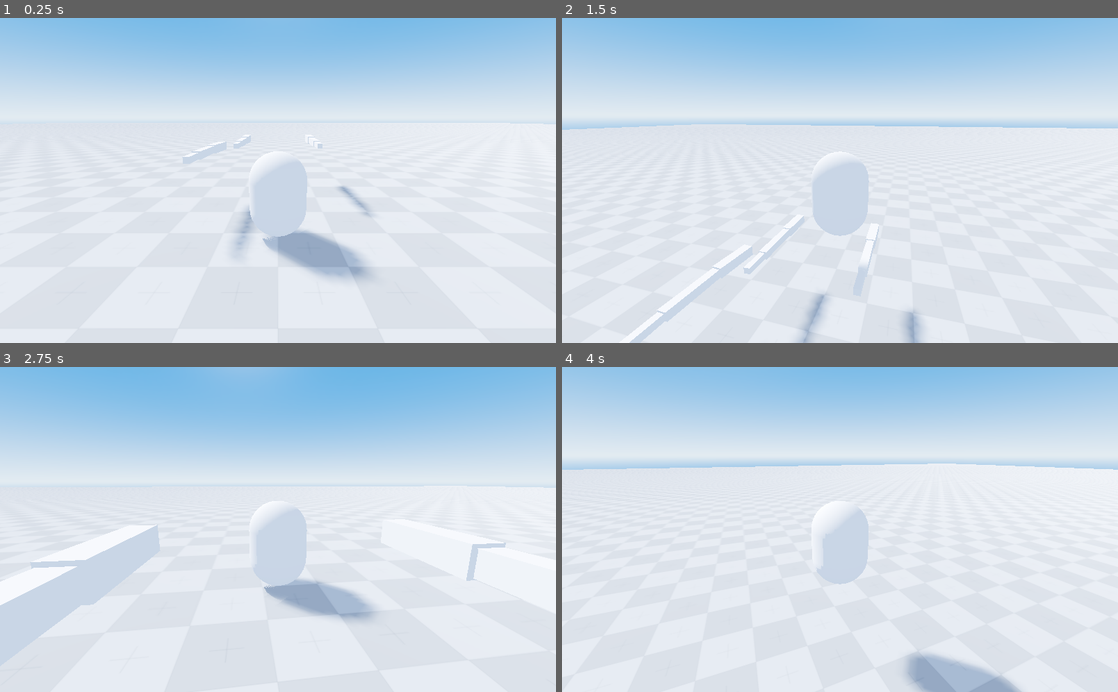
Above: before the commit, frames 1-4 (two rows, left to right).
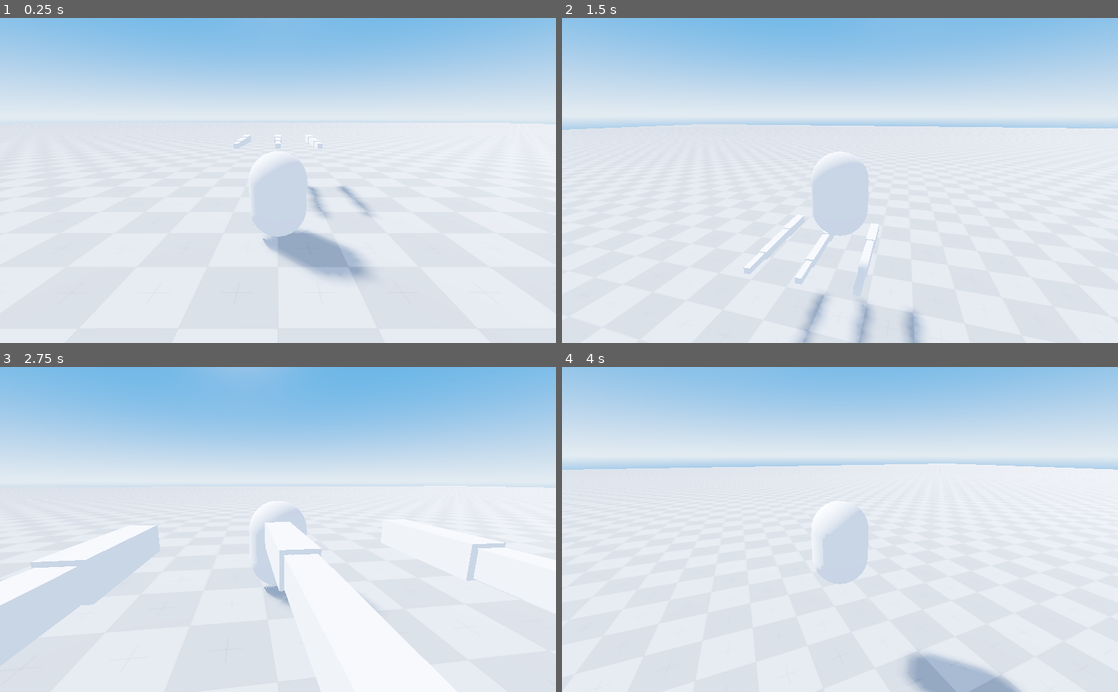
Above: after the commit, the same moments.

Repository: nickyvanurk/game-prototypes
Game: Godot game, scene res://world/world.tscn
Two runs of this game, one before a commit and one after it. Both use one fixed random seed, a clock stepped at 60 frames per second and the inputs below.
Inputs (mouse positions are in pixels of both pictures, inside the frame that each line leads up to):
- Up to frame 1 (0.25 s): no input
- Up to frame 2 (1.5 s): tap Enter at 0.5 s; move the mouse to (867, 180) at 0.52 s; hold W (move_forward) from 0.53 s (still down); tap Space (jump) at 0.77 s; move the mouse to (812, 180) at 1.27 s
- Up to frame 3 (2.75 s): keep holding W (move_forward); tap Space (jump) at 1.52 s; move the mouse to (289, 523) at 2.02 s
- Up to frame 4 (4 s): keep holding W (move_forward); move the mouse to (834, 536) at 2.77 s; tap Space (jump) at 3.02, 3.77 s; move the mouse to (878, 532) at 3.52 s

The runs differ from the first frame. In frame 1, 0.5% of the frame differs, in the area x 32-59%, y 36-74%; in frame 2, 1.1%; in frame 3, 4.6%, in the area x 47-78%, y 47-100%; in frame 4, nothing differs.

Commit message:
Fix bug leg not staying attached at base

Diff:
--- a/procedural-animation/player/leg.gd
+++ b/procedural-animation/player/leg.gd
@@ -25,10 +25,10 @@
 		iterate_backward(target)
 		iterate_forward(base)
 
-#		for j in range(bones.size()):
-#			apply_ball_socket_constraint(j, deg2rad(90))
+		apply_rotation()
 
-	apply_rotation()
+#		for j in range(1, bones.size()):
+#			apply_hinge_socket_constraint(j, Vector3(0, 0, 1))
 
 func iterate_backward(target):
 	var size = bones.size()
@@ -45,9 +45,11 @@
 	var size = bones.size()
 	if size < 2: return
 
+	bones[0].global_transform.origin = base
+
 	for i in range(1, size):
 		var curr = bones[i]
-		var prev = base if i == 0 else bones[i - 1]
+		var prev = bones[i - 1]
 		var direction = prev.global_transform.origin.direction_to(curr.global_transform.origin)
 		var offset = direction * prev.length
 		curr.global_transform.origin = prev.global_transform.origin + offset
@@ -63,6 +65,12 @@
 		var offset = direction * prev.length
 		prev.look_at(curr.global_transform.origin, Vector3.UP)
 
+#func apply_hinge_socket_constraint(idx, axis):
+#	var currentHinge = bones[idx].global_transform.basis.z
+#	var desiredHinge = bones[idx-1].global_transform.origin
+#
+#	bones[idx].rotation.y = lerp(bones[idx].rotation.y, bones[idx-1].rotation.y, 1 )
+#
 #func apply_ball_socket_constraint(idx, limit):
 #	var parentForward = get_parent().global_transform.basis.z if idx == 0 else bones[idx - 1].global_transform.basis.z
 #	var thisForward = bones[idx].global_transform.basis.z
--- a/procedural-animation/world/world.tscn
+++ b/procedural-animation/world/world.tscn
@@ -32,21 +32,28 @@
 transform = Transform( -1, 0, -8.74228e-08, 0, 1, 0, 8.74228e-08, 0, -1, 0, 1.4, -4 )
 
 [node name="Bone1" parent="Leg/Bones" index="0"]
-transform = Transform( 0.99471, 1.06991e-07, -0.102572, 0, 0.999989, 1.04307e-06, 0.102572, -1.03757e-06, 0.99471, 1.47259, -0.0633302, -1.60701 )
+transform = Transform( 0.999871, -2.41511e-11, -2.11123e-09, 0, 0.999825, -0.0114355, 2.1115e-09, 0.0114364, 0.999746, 0, 0, 0 )
 
 [node name="Bone2" parent="Leg/Bones" index="1"]
-transform = Transform( 0.99944, 1.52363e-08, -0.0319516, 0, 0.99999, 4.76813e-07, 0.0319516, -4.76589e-07, 0.99944, 1.55465, -0.063331, -2.40279 )
+transform = Transform( 0.999916, 3.57918e-12, -2.91742e-09, 0, 0.99988, 0.00122659, 2.91764e-09, -0.00122664, 0.999842, 1.6893e-09, 0.00915015, -0.799948 )
 
 [node name="Bone3" parent="Leg/Bones" index="2"]
-transform = Transform( 0.999958, 0, 0.00519655, 0, 0.999988, 0, -0.00519658, 0, 0.999953, 1.5866, -0.0633315, -3.40228 )
-
-[node name="Target" parent="Leg" index="1"]
-transform = Transform( 1, 0, 0, 0, 1, 0, 0, 0, 1, 1.584, -0.0633315, -3.90227 )
+transform = Transform( 0.999882, -1.45949e-10, 9.21072e-09, 0, 0.999741, 0.0158405, -9.21228e-09, -0.0158409, 0.999712, 4.60719e-09, 0.00792336, -1.79995 )
 
 [node name="Leg2" parent="." instance=ExtResource( 4 )]
 transform = Transform( -1, 0, -8.74228e-08, 0, 1, 0, 8.74228e-08, 0, -1, -1, 1.4, -4 )
+
+[node name="Bone1" parent="Leg2/Bones" index="0"]
+transform = Transform( 1, 0, -1.2917e-08, 0, 1, 0, 1.2917e-08, 0, 1, 0, 0, 0 )
+
+[node name="Bone2" parent="Leg2/Bones" index="1"]
+transform = Transform( 1, 0, 3.17865e-08, 0, 1, 0, -3.17865e-08, 0, 1, 0, 0, -0.8 )
+
+[node name="Bone3" parent="Leg2/Bones" index="2"]
+transform = Transform( 1, 0, -8.74228e-08, 0, 1, 0, 8.74228e-08, 0, 1, 0, 0, -1.8 )
 
 [node name="Leg3" parent="." instance=ExtResource( 4 )]
 transform = Transform( -1, 0, -8.74228e-08, 0, 1, 0, 8.74228e-08, 0, -1, 1, 1.4, -4 )
 
 [editable path="Leg"]
+[editable path="Leg2"]
